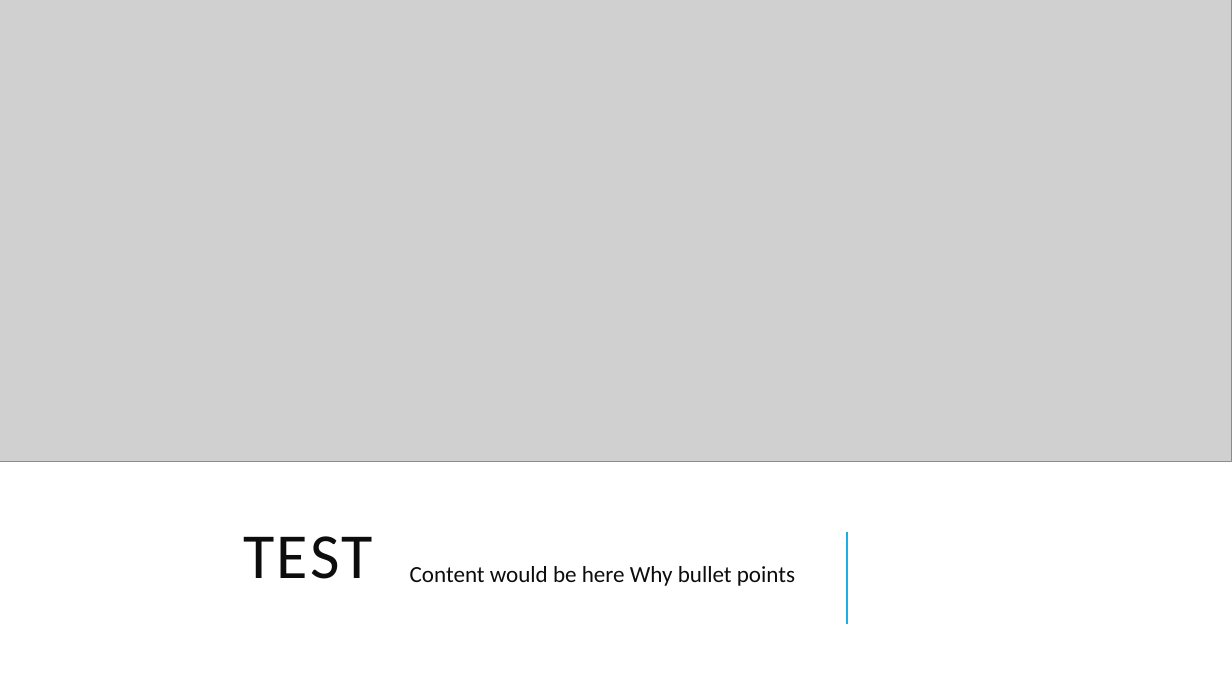
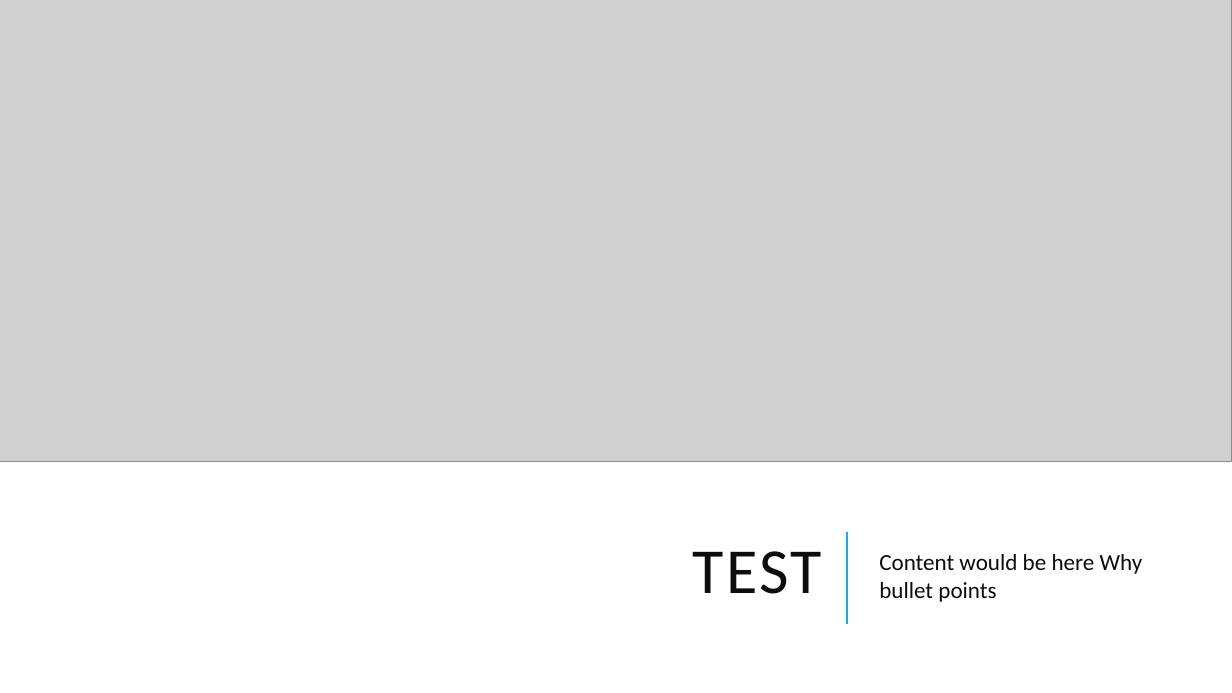
Before and after one commit to COMP2281/software-engineering-group24-25-09, a slide deck: slide 3 of backend/powerpoint/created_slides/FINAL.pptx. Drawn at 1232x693 pixels with LibreOffice and Linux fonts; fonts in the diff are those of the drawing; grey boxes stand for pictures. Boxes give left, top, right and bottom in pixels: in the first picture for what was removed or moved away, otherwise in the second. Text is boxed around its words. In the diff, an @@ line names an element or a change of style, - is before the commit and + after.

```diff
--- a/backend/powerpoint/created_slides/FINAL.pptx
+++ b/backend/powerpoint/created_slides/FINAL.pptx
@@ title "TEST": place and size @@
-title "TEST" at box(243, 536, 373, 579)
+title "TEST" at box(692, 551, 822, 594)
@@ text "Content would be here Why ..." rewrapped from box(410, 566, 795, 586) to box(879, 554, 1143, 602) @@
```
Also in this commit, not shown: 3 other files.
